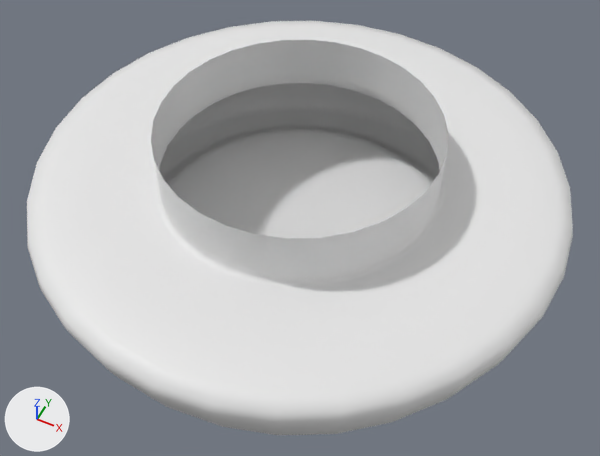
What one commit did to the OBJ model PadForge.App/3DModels/DualSense/Midnight/Joystick-Right-Ring.obj.
Before and after are seen from a 50 mm lens placed at (34.21, -17.2, -9.72), pointed at (26.0, -0.76, -30.27). The axes (+X, +Y, +Z) are drawn at lower left. The lights are the same throughout. The picture after the commit comes second. Where no turn or scale is listed for an object, it has been applied to the vertices.

Objects in the first picture: 'Joystick-Right-Ring'.
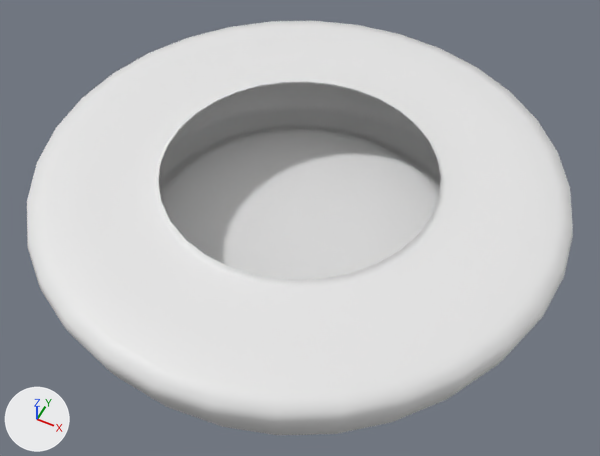
Pixel boxes (x1, y1, x2, y2) of what changed, in the pictures (600 x 456 px):
```json
{"part": 1, "of": "me_joystick_right_ring", "change": "deleted", "before": [151, 40, 448, 280]}
```

Scene script edits in JSON lines:
```json
{"block": "me_joystick_right_ring", "where": "# used by ob_joystick_right_ring; location = (0.0, 0.0, 0.0)"}
{"op": "remove", "block": "me_joystick_right_ring", "code": "me_joystick_right_ring.from_pydata(...)  # 1169 vertices, 1152 faces; spans x 16.8..34.3, y -8.7..8.9, z -32.1..-26.7"}
{"op": "add", "block": "me_joystick_right_ring", "code": "me_joystick_right_ring.from_pydata(...)  # 1105 vertices, 1088 faces; spans x 16.8..34.3, y -8.7..8.9, z -32.1..-28.5"}
{"block": "me_joystick_right_ring", "change": "me_joystick_right_ring part 1"}
{"block": "me_joystick_right_ring", "change": "64 vertices are removed from x 21.0..30.1, y -4.4..4.6, z -28.2..-26.7"}
{"block": "me_joystick_right_ring", "change": "64 faces are deleted"}
```
